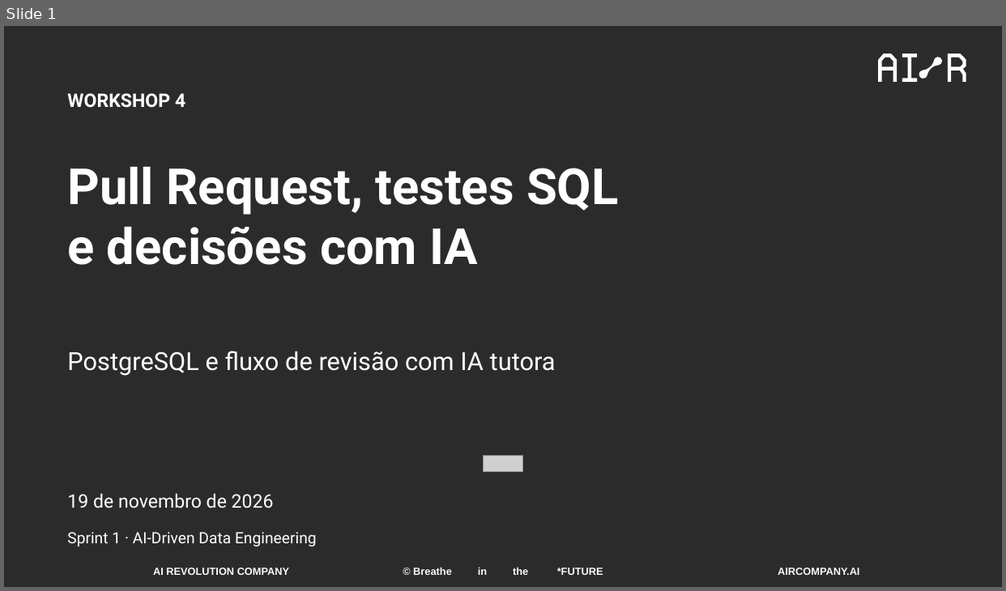
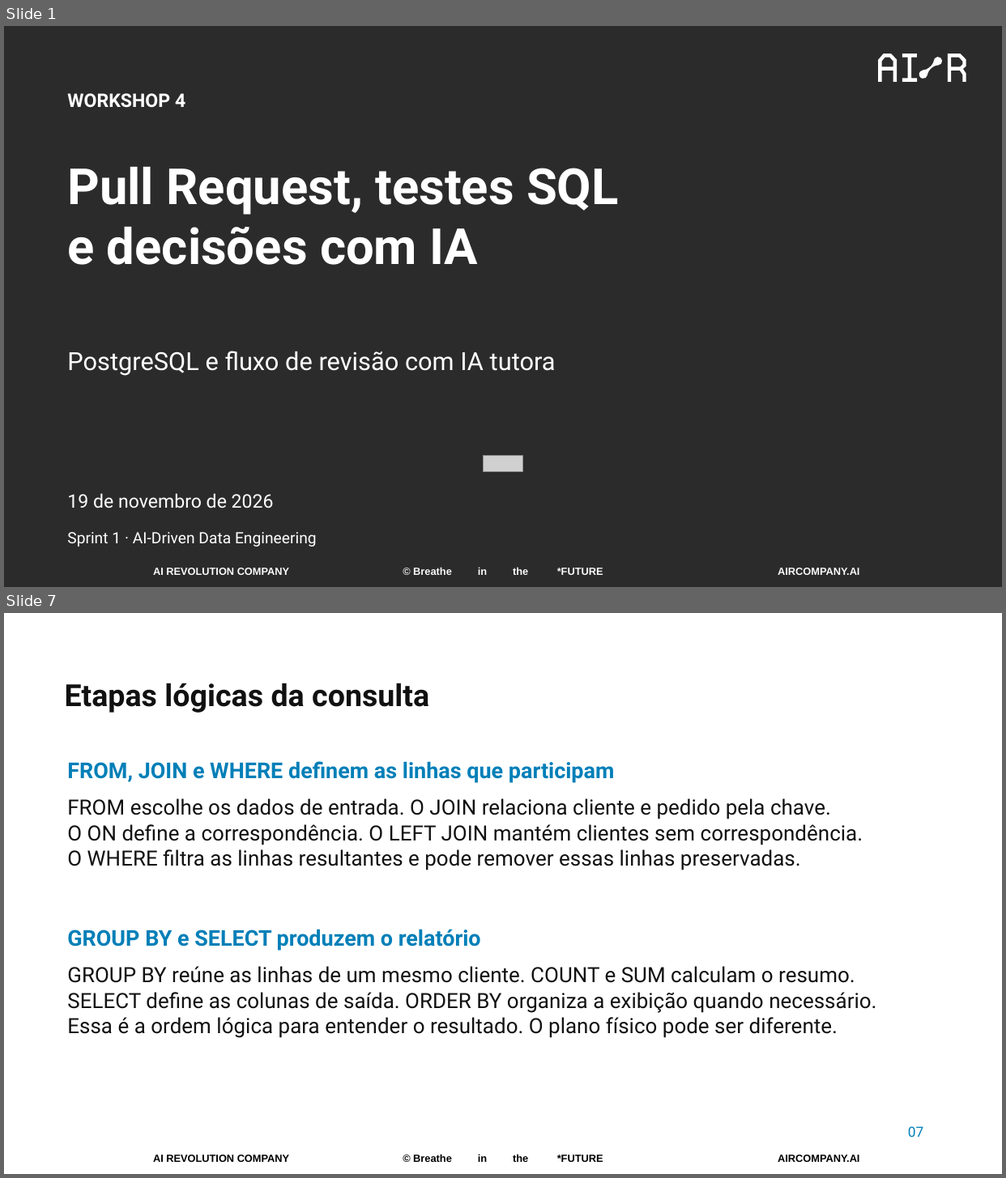
Before and after one commit to pedropalmieri/workshop4-pr-sql-ia, a slide deck: materiais/Workshop4-19nov2026.pptx. Shown one above the other, each under a label of ours: slide 1 before the commit, slides 1 and 7 after it; the slides between them are not shown. The pictures are 1006x591 and 1006x1178 pixels, drawn with LibreOffice and Linux fonts; fonts in the diff are those of the drawing; grey boxes stand for pictures; background and template pictures are left out; a plain dark background stands for a picture behind light text. Boxes give left, top, right and bottom in pixels: in the first picture for what was removed or moved away, otherwise in the second. Text is boxed around its words. In the diff, an @@ line names an element or a change of style, - is before the commit and + after.

Commit message:
Amplia teoria do caso, SQL, performance e contexto para IA

```diff
--- a/materiais/Workshop4-19nov2026.pptx
+++ b/materiais/Workshop4-19nov2026.pptx
@@ slide 7 added at (4, 613, 1002, 1174), background #FFFFFF; not listed: 3 template elements that a slide beside it also shows @@
@@ text added at (65, 683, 429, 713), 29.2 pt, text #111111, bold @@
+Etapas lógicas da consulta
@@ text added at (67, 761, 614, 783), 21 pt, text #007FB8, bold @@
+FROM, JOIN e WHERE definem as linhas que participam
@@ text added at (67, 798, 863, 871), 20.2 pt, text #111111 @@
+FROM escolhe os dados de entrada. O JOIN relaciona cliente e pedido pela chave.
+O ON define a correspondência. O LEFT JOIN mantém clientes sem correspondência.
+O WHERE filtra as linhas resultantes e pode remover essas linhas preservadas.
@@ text added at (67, 929, 481, 951), 21 pt, text #007FB8, bold @@
+GROUP BY e SELECT produzem o relatório
@@ text added at (67, 966, 876, 1038), 20.2 pt, text #111111 @@
+GROUP BY reúne as linhas de um mesmo cliente. COUNT e SUM calculam o resumo.
+SELECT define as colunas de saída. ORDER BY organiza a exibição quando necessário.
+Essa é a ordem lógica para entender o resultado. O plano físico pode ser diferente.
@@ text added at (908, 1127, 923, 1137), 13.5 pt, text #007FB8 @@
+07
```
Also in this commit, not shown: 3 slides changed, 19 other slides added, 11 slides removed.
